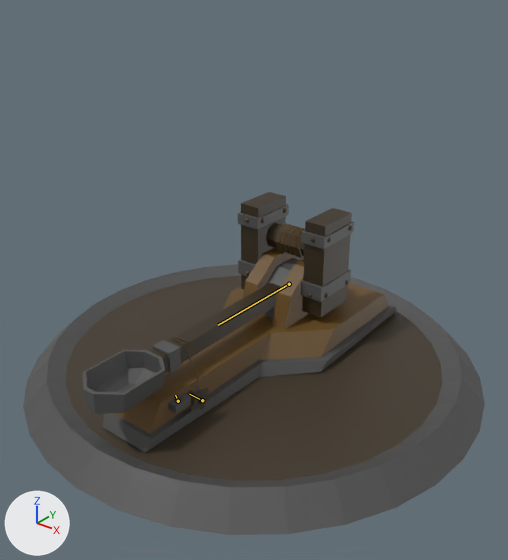
The FBX model Assets/Models/Turrets/prefab/CATAPULTA.fbx, before and after one commit.
Rendered twice from a camera (50 mm lens) standing at (2.4, -2.88, 1.96) and looking at (0.1, -0.01, 0.18). The lights are fixed; the arrows at lower left show +X, +Y and +Z. The bones that change are drawn over the model as lines.

Names of what the first picture shows: 'base', 'base.001', 'capapulta', 'capapulta.001'.
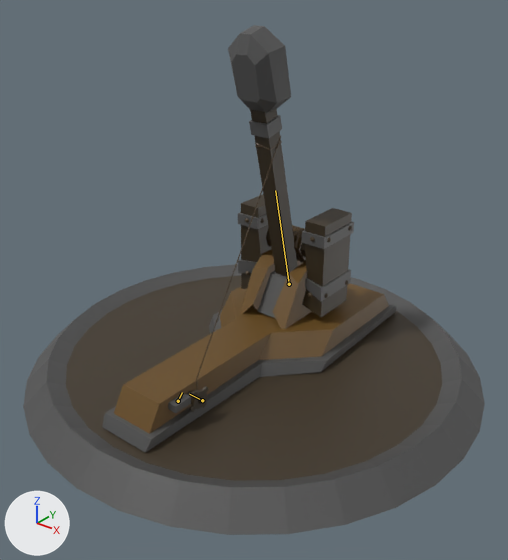
The newer file adds an action. The first version stands in its rest pose; the second is drawn at frame 22 of the action 'Armature|ArmatureAction'.

What differs and where, as boxes [x1, y1, x2, y2] in the pictures (508 x 560 px):
'base', posed: [23, 264, 485, 535] in both
'capapulta', posed (20% narrower, 80% taller): before [150, 192, 354, 400]; after [190, 25, 354, 400]
'capapulta.001', no longer drawn: before [83, 350, 165, 414]
'base.001', no longer drawn: before [175, 394, 179, 401]
bone 'base legno catapulta', root to tip: before (289, 284) to (218, 325); after (289, 284) to (275, 190)
bone 'leva', root to tip: before (178, 401) to (175, 395); after (178, 401) to (182, 392)

The change, as a list of edits to the scene's bpy script:
```text
Change bone_base_legno_catapulta:
    where bone_base_legno_catapulta = bpy.data.objects['Armature'].pose.bones['base legno catapulta']
    bone_base_legno_catapulta.rotation_quaternion: (1.0, 0.0, 0.0, 0.0) -> (0.784, -0.62, 0.0, 0.0)  # degrees (0, 0, 0) -> degrees (-77, 0, 0)
Change bone_leva:
    where bone_leva = bpy.data.objects['Armature'].pose.bones['leva']
    bone_leva.rotation_quaternion: (1.0, 0.0, 0.0, 0.0) -> (0.868, -0.497, -0.006, 0.004)  # degrees (0, 0, 0) -> degrees (-60, 0, 1)
Change bone_manovella:
    where bone_manovella = bpy.data.objects['Armature'].pose.bones['manovella']
    bone_manovella.rotation_quaternion: (1.0, 0.0, 0.0, 0.0) -> (0.997, 0.0, -0.075, 0.0)  # degrees (0, 0, 0) -> degrees (0, -9, 0)
```
